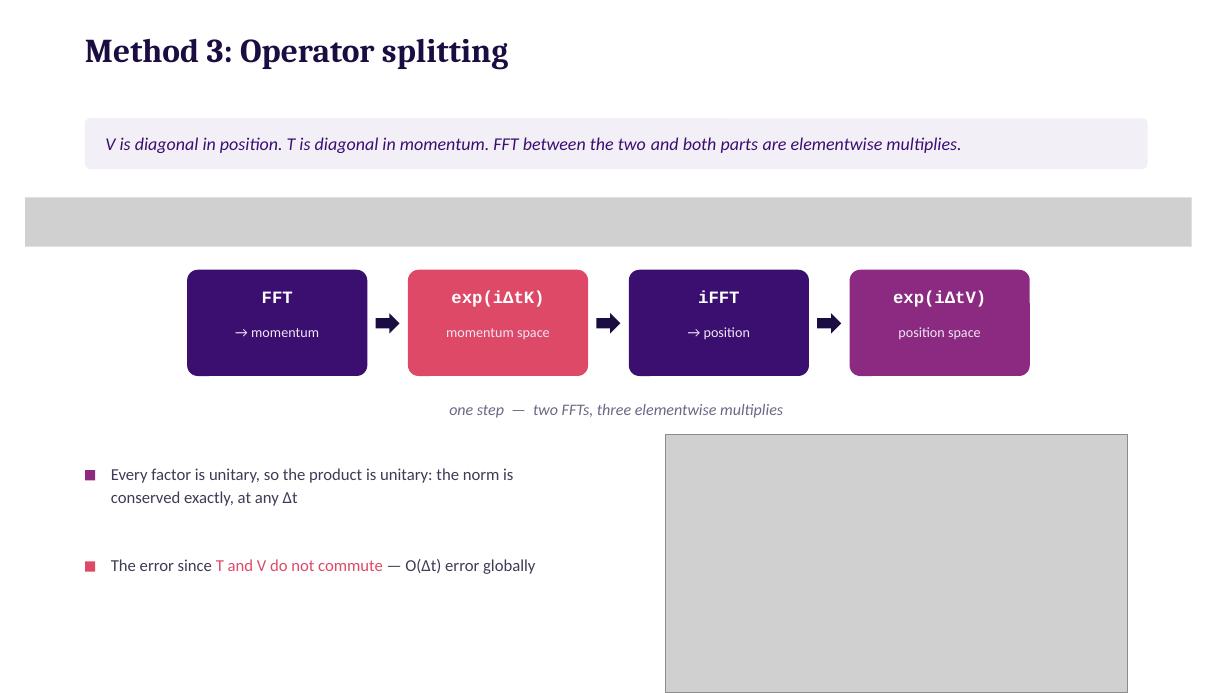
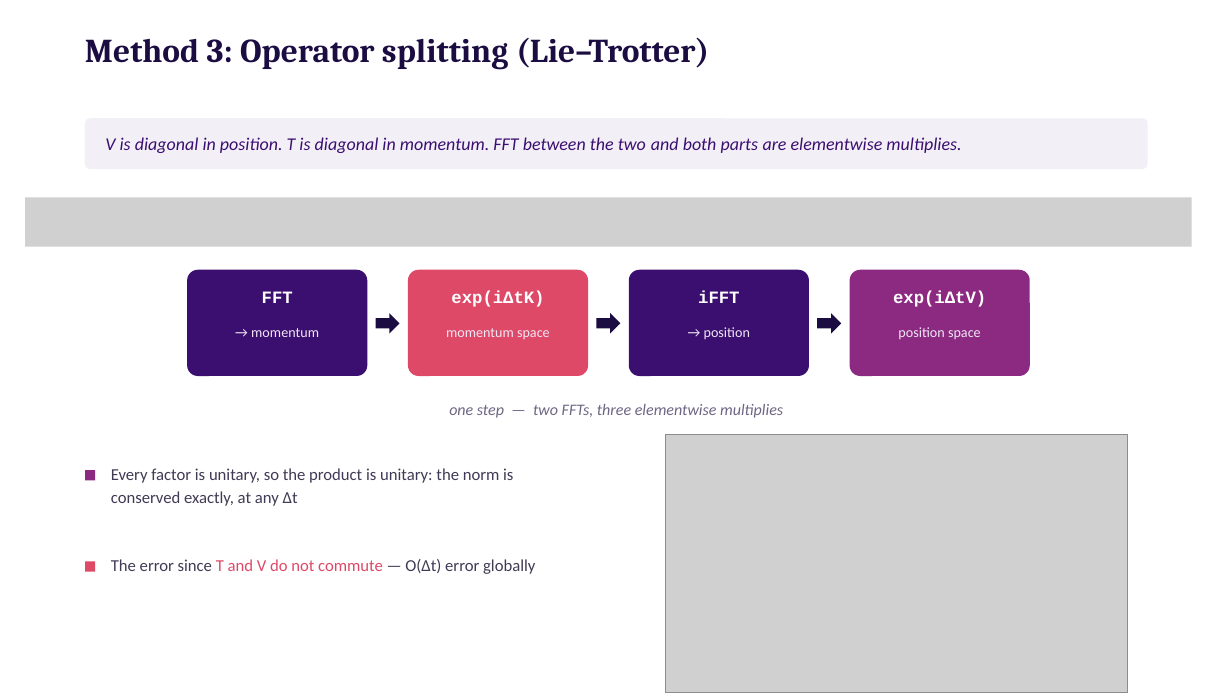
Before and after one commit to bryceshirley/quantum-oscillator, a slide deck: slide 12 of toolbox_talk.pptx. Drawn at 1232x693 pixels with LibreOffice and Linux fonts; fonts in the diff are those of the drawing; grey boxes stand for pictures. Boxes give left, top, right and bottom in pixels: in the first picture for what was removed or moved away, otherwise in the second. Text is boxed around its words. In the diff, an @@ line names an element or a change of style, - is before the commit and + after.

```diff
--- a/toolbox_talk.pptx
+++ b/toolbox_talk.pptx
@@ text at <box>85,38,709,70</box>: text changed @@
-Method 3: Operator splitting
+Method 3: Operator splitting (Lie–Trotter)
```
Also in this commit, not shown: 10 other slides changed, 1 slide removed, 1 other file.
